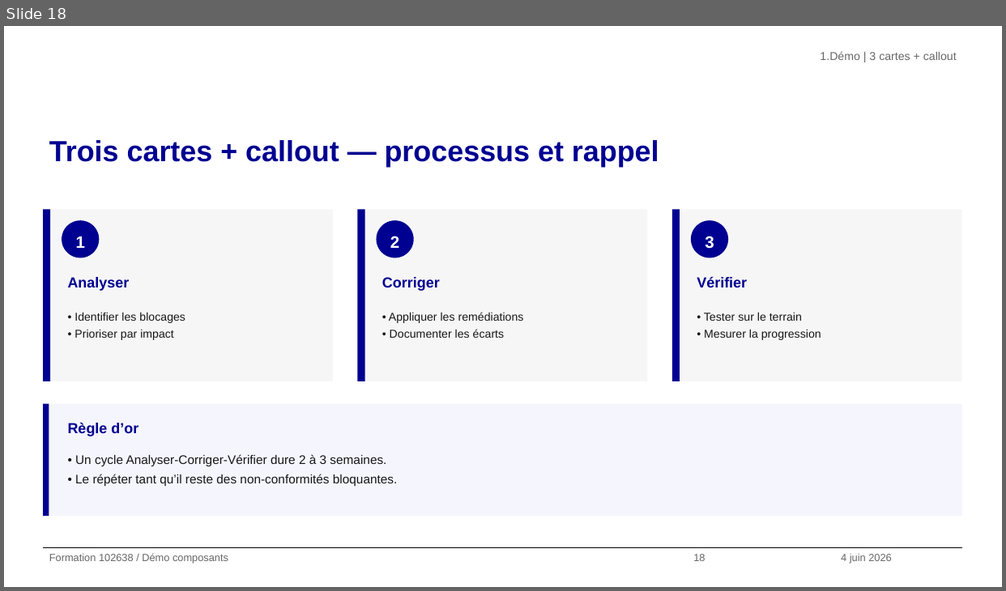
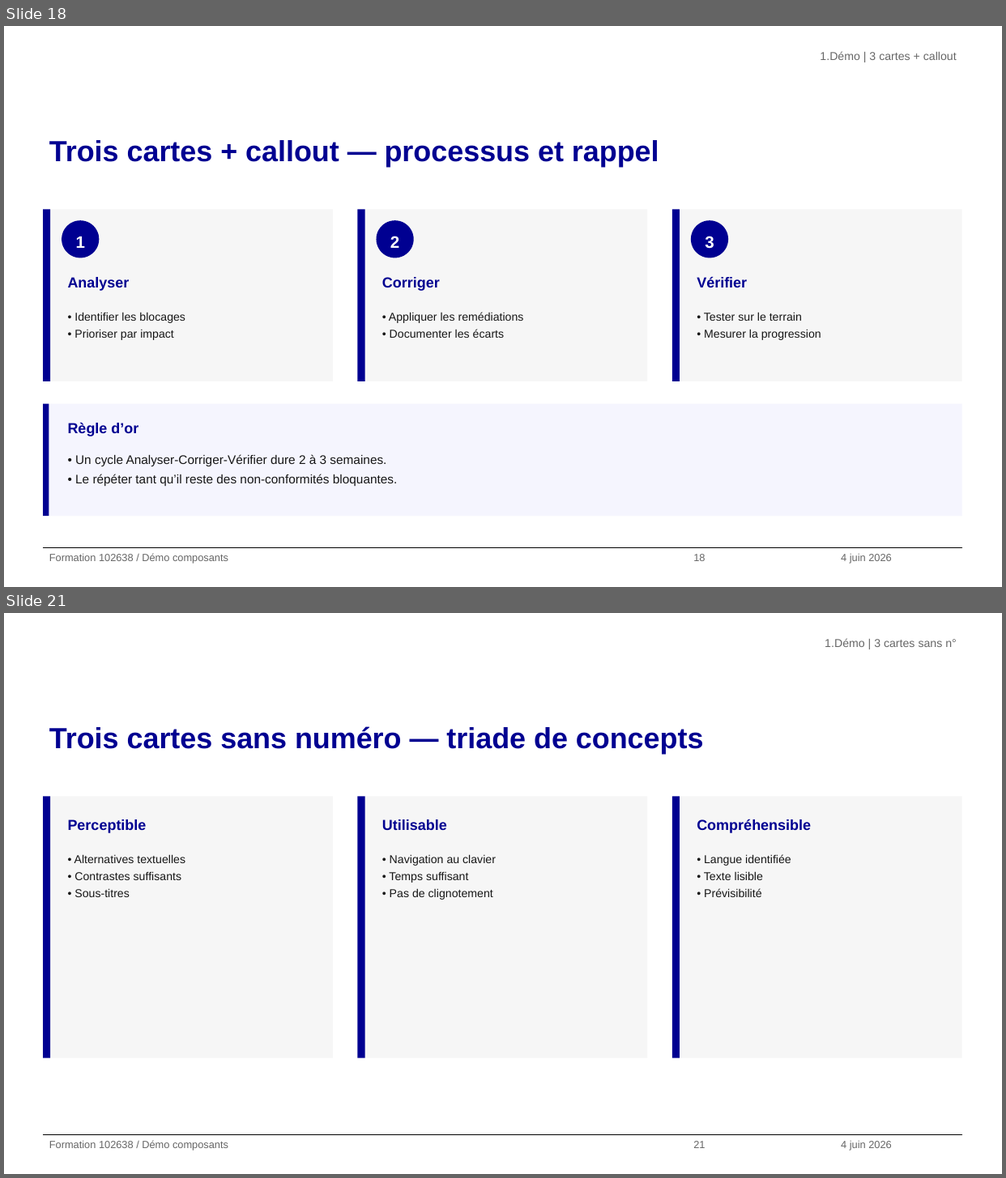
Before and after one commit to alexandra-guiderdoni/usine-fabrication-igpde-102846-ay11, a slide deck: demo-template-dsfr.pptx. Shown one above the other, each under a label of ours: slide 18 before the commit, slides 18 and 21 after it; the slides between them are not shown. The pictures are 1006x591 and 1006x1178 pixels, drawn with LibreOffice and Linux fonts; fonts in the diff are those of the drawing; background and template pictures are left out. Boxes give left, top, right and bottom in pixels: in the first picture for what was removed or moved away, otherwise in the second. Text is boxed around its words. In the diff, an @@ line names an element or a change of style, - is before the commit and + after.

```diff
--- a/demo-template-dsfr.pptx
+++ b/demo-template-dsfr.pptx
@@ slide 21 added at [4, 613, 1002, 1174], background #FFFFFF; not listed: 1 template element that a slide beside it also shows @@
@@ text added at [825, 638, 957, 647], 11 pt, text #666666 @@
+1. Démo | 3 cartes sans n°
@@ title added at [49, 726, 704, 754], 28 pt, text #000091, bold @@
+Trois cartes sans numéro — triade de concepts
@@ rectangle added at [43, 796, 50, 1059], fill #000091 @@
@@ rectangle added at [50, 796, 333, 1059], fill #F6F6F6 @@
@@ rectangle added at [357, 796, 364, 1059], fill #000091 @@
@@ rectangle added at [364, 796, 647, 1059], fill #F6F6F6 @@
@@ rectangle added at [672, 796, 680, 1059], fill #000091 @@
@@ rectangle added at [680, 796, 962, 1059], fill #F6F6F6 @@
@@ text added at [68, 820, 147, 833], 14 pt, text #000091, bold @@
+Perceptible
@@ text added at [382, 820, 447, 830], 14 pt, text #000091, bold @@
+Utilisable
@@ text added at [697, 819, 811, 833], 14 pt, text #000091, bold @@
+Compréhensible
@@ text added at [74, 854, 185, 897], 11 pt, text #161616 @@
+• Alternatives textuelles
+• Contrastes suffisants
+• Sous-titres
@@ text added at [389, 854, 496, 900], 11 pt, text #161616 @@
+• Navigation au clavier
+• Temps suffisant
+• Pas de clignotement
@@ text added at [704, 854, 791, 897], 11 pt, text #161616 @@
+• Langue identifiée
+• Texte lisible
+• Prévisibilité
@@ text added at [49, 1140, 228, 1151], 10 pt, text #666666 @@
+Formation 102638 / Démo composants
@@ text added at [693, 1141, 705, 1148], 10 pt, text #666666 @@
+21
@@ text added at [841, 1141, 891, 1151], 10 pt, text #666666 @@
+4 juin 2026
```
Also in this commit, not shown: 1 slide changed, 9 other slides added, 2 other files.
